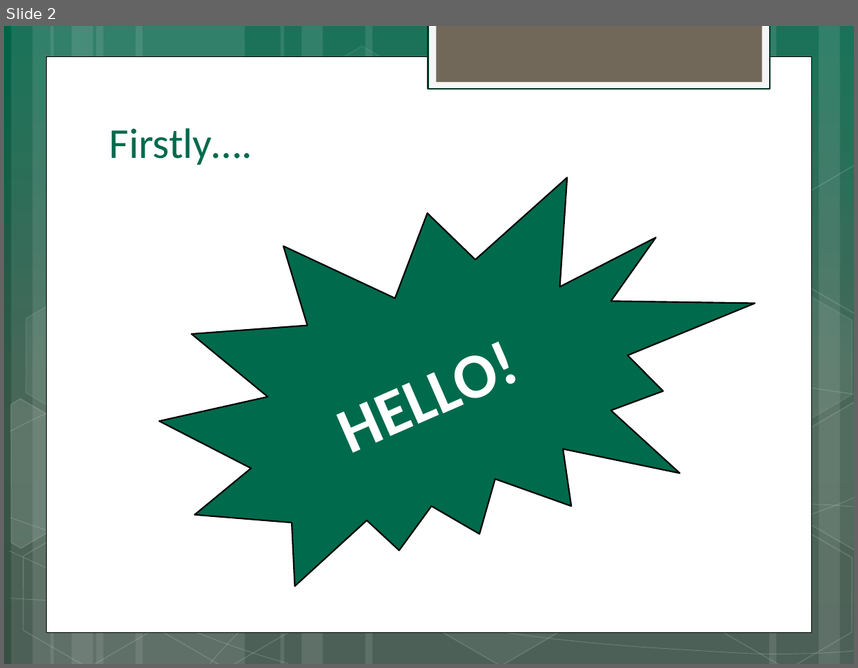
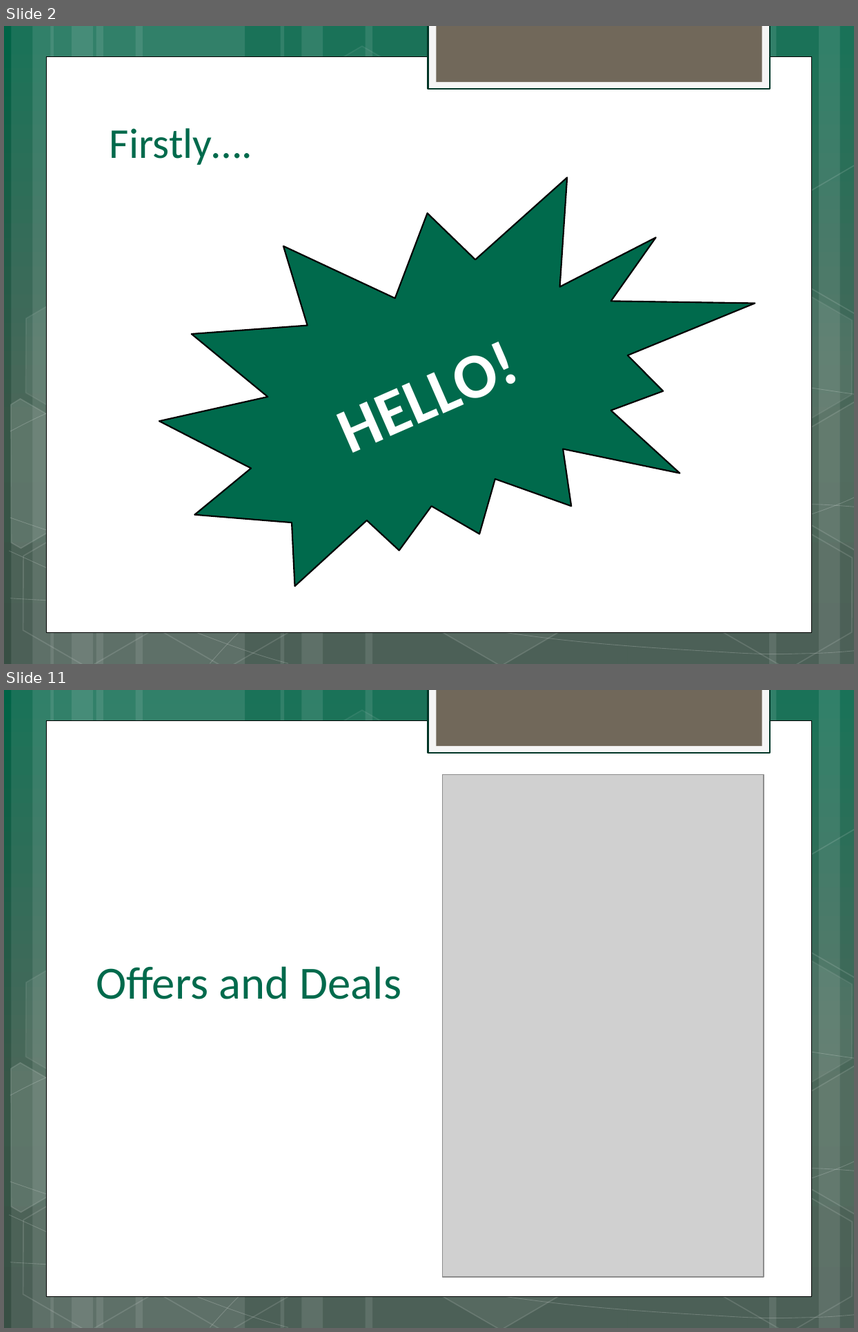
Before and after one commit to d-baranowski/Team-2, a slide deck: Powerpoint for Dragons Den/Dragons Den Presentation.pptx. Shown one above the other, each under a label of ours: slide 2 before the commit, slides 2 and 11 after it; the slides between them are not shown. The pictures are 858x668 and 858x1332 pixels, drawn with LibreOffice and Linux fonts; fonts in the diff are those of the drawing; grey boxes stand for pictures. Boxes give left, top, right and bottom in pixels: in the first picture for what was removed or moved away, otherwise in the second. Text is boxed around its words. In the diff, an @@ line names an element or a change of style, - is before the commit and + after.

```diff
--- a/Powerpoint for Dragons Den/Dragons Den Presentation.pptx
+++ b/Powerpoint for Dragons Den/Dragons Den Presentation.pptx
@@ slide 11 added at box(4, 690, 854, 1328), background gradient #006347 to #375648 to #385044; not listed: 31 template elements that a slide beside it also shows @@
@@ picture added at box(443, 774, 764, 1276) @@
@@ text added at box(96, 966, 402, 999), 39 pt, text #006A4C @@
+Offers and Deals
```
Also in this commit, not shown: 1 slide changed, 11 other slides added, 5 slides removed.
